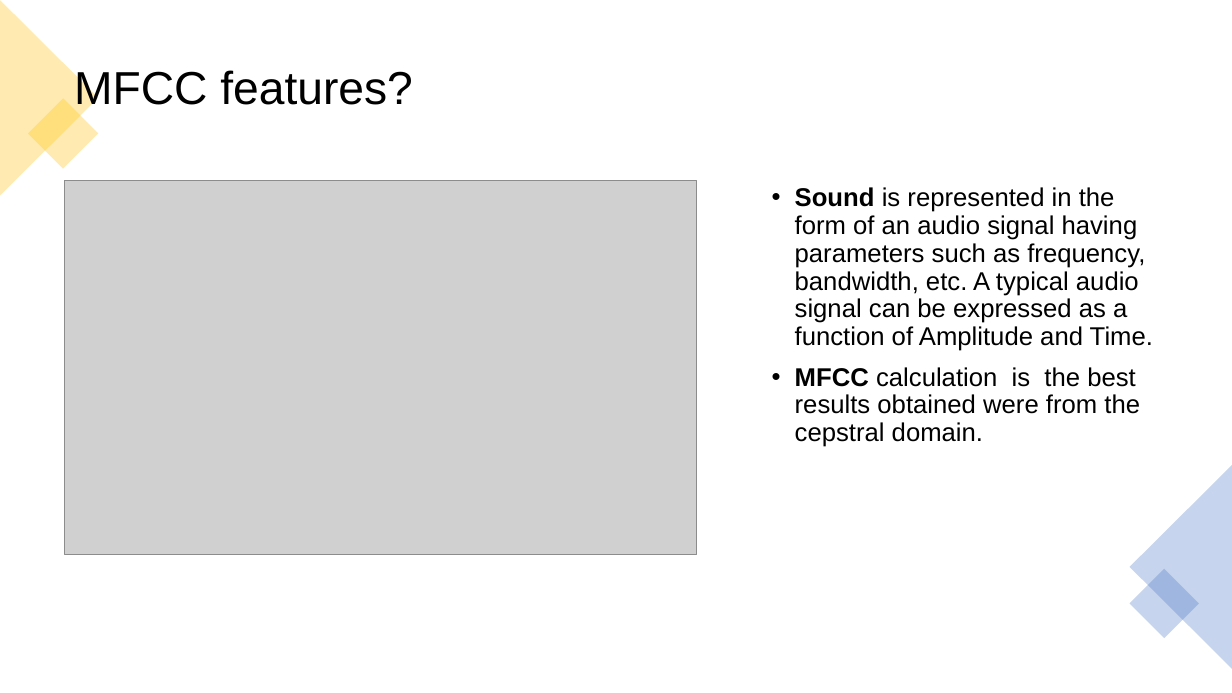
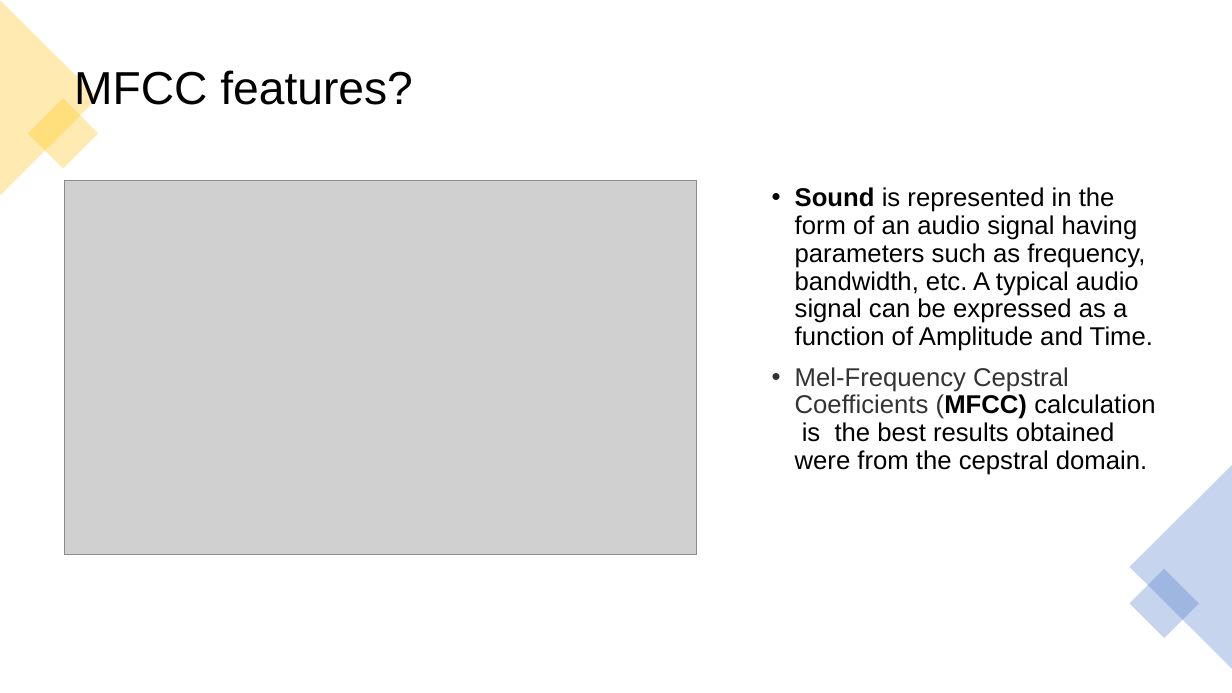
Before and after one commit to alo360/MusicClassification, a slide deck: slide 2 of MusicClasiffication.pptx. Drawn at 1232x693 pixels with LibreOffice and Linux fonts; fonts in the diff are those of the drawing; grey boxes stand for pictures. Boxes give left, top, right and bottom in pixels: in the first picture for what was removed or moved away, otherwise in the second. Text is boxed around its words. In the diff, an @@ line names an element or a change of style, - is before the commit and + after.

Commit message:
change Presentation

```diff
--- a/MusicClasiffication.pptx
+++ b/MusicClasiffication.pptx
@@ text at (795,367,1155,475): text changed @@
-• MFCC calculation is the best results obtained were from the cepstral domain.
+• Mel-Frequency Cepstral Coefficients (MFCC) calculation is the best results obtained were from the cepstral domain.
```
